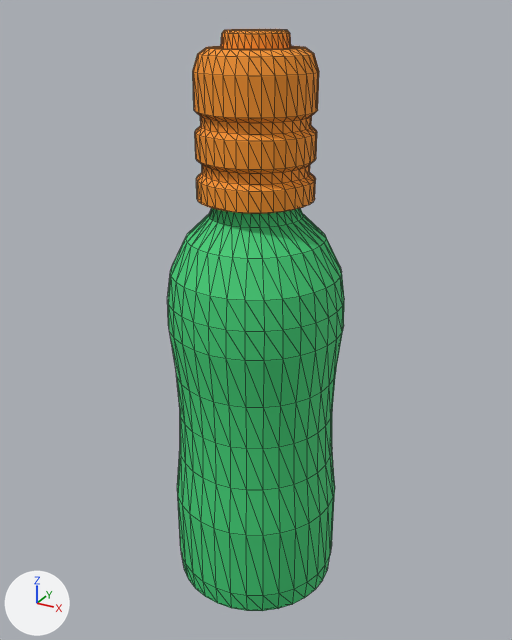
The OBJ model Assets/Resources/Models/bottle.obj as it was, and as the next commit left it.
Before and after are seen from a 50 mm camera at (0.135, -0.245, 0.257) aimed at (-0.002, 0.003, 0.133). Arrows for +X, +Y and +Z are at lower left; the lights stay in place. The older version comes first. Mesh edges are drawn as thin lines. Where no turn or scale is listed for an object, it has been applied to the vertices. Vertices at exactly the same position are counted once.

Objects in the first picture: 'bottle'.
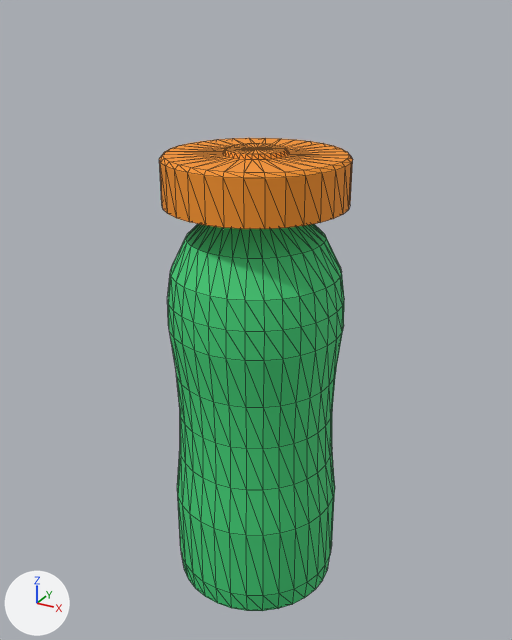
The change in detail:
me_bottle is used by ob_bottle; location (0.0, 0.0, 0.0).
me_bottle had 898 vertices, 1792 faces and spanned x -0.038..0.038, y -0.038..0.038, z 0.0..0.25.
me_bottle now has 578 vertices, 1152 faces and spans x -0.038..0.038, y -0.038..0.038, z 0.0..0.207.
me_bottle part 1: 160 vertices moved from x -0.023..0.023, y -0.023..0.024, z 0.188..0.204 to x -0.038..0.038, y -0.037..0.038, z 0.186..0.207; 321 vertices removed from x -0.023..0.023, y -0.023..0.024, z 0.214..0.25; 1 vertex added at x 0.0, y 0.0, z 0.207.

Pixel boxes [x1, y1, x2, y2] of what changed, in the pictures (512 x 640 px):
'bottle', reshaped (10% wider, 19% shorter): before [168, 29, 344, 611]; after [159, 138, 353, 611]
part 1 of me_bottle, cut back: before [193, 29, 319, 214]; after [159, 143, 351, 229]
